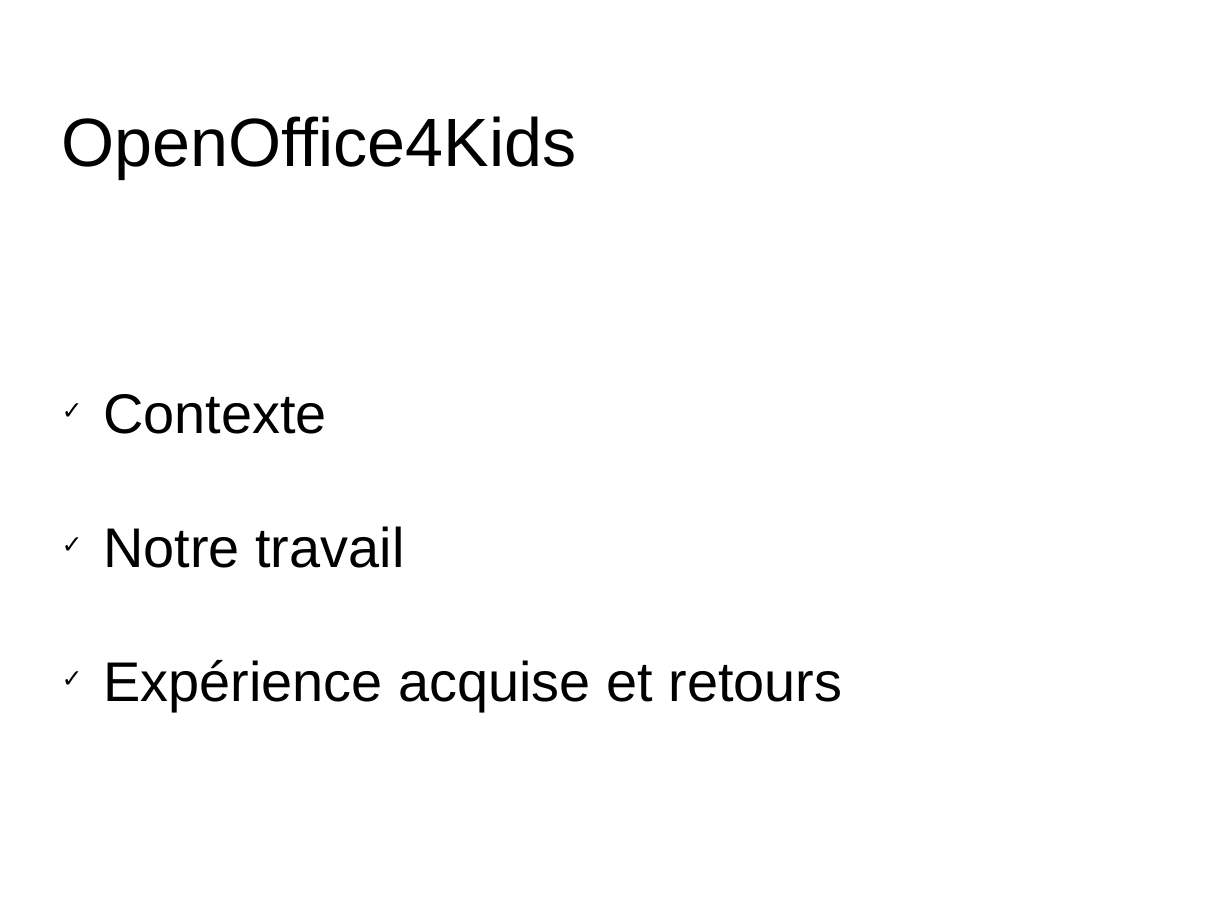
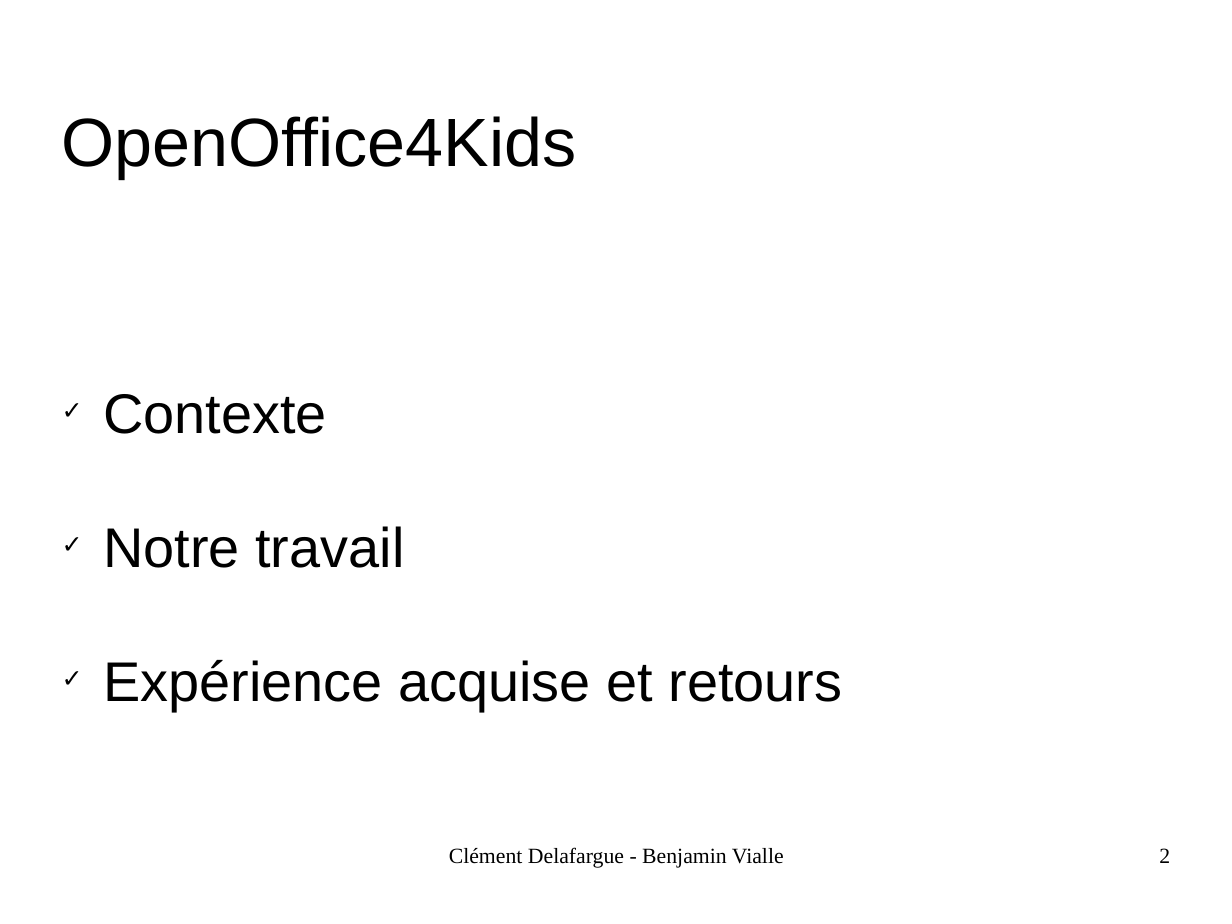
Before and after one commit to divarvel/PAPPL-OOo4Kids-Documents, a slide deck: slide 2 of SOUTENANCE/OOo4Kids.odp. Drawn at 1232x924 pixels with LibreOffice and Linux fonts; fonts in the diff are those of the drawing; background and template pictures are left out. Boxes give left, top, right and bottom in pixels: in the first picture for what was removed or moved away, otherwise in the second. Text is boxed around its words. In the diff, an @@ line names an element or a change of style, - is before the commit and + after.

Commit message:
Soutenance OOo4Kids. V1

```diff
--- a/SOUTENANCE/OOo4Kids.odp
+++ b/SOUTENANCE/OOo4Kids.odp
@@ text added at (449, 847, 784, 868), 14 pt, text #000000 @@
+Clément Delafargue - Benjamin Vialle
@@ page number added at (1159, 848, 1170, 863), 14 pt, text #000000 @@
+2
```
Also in this commit, not shown: 3 other slides changed, 2 slides added.
